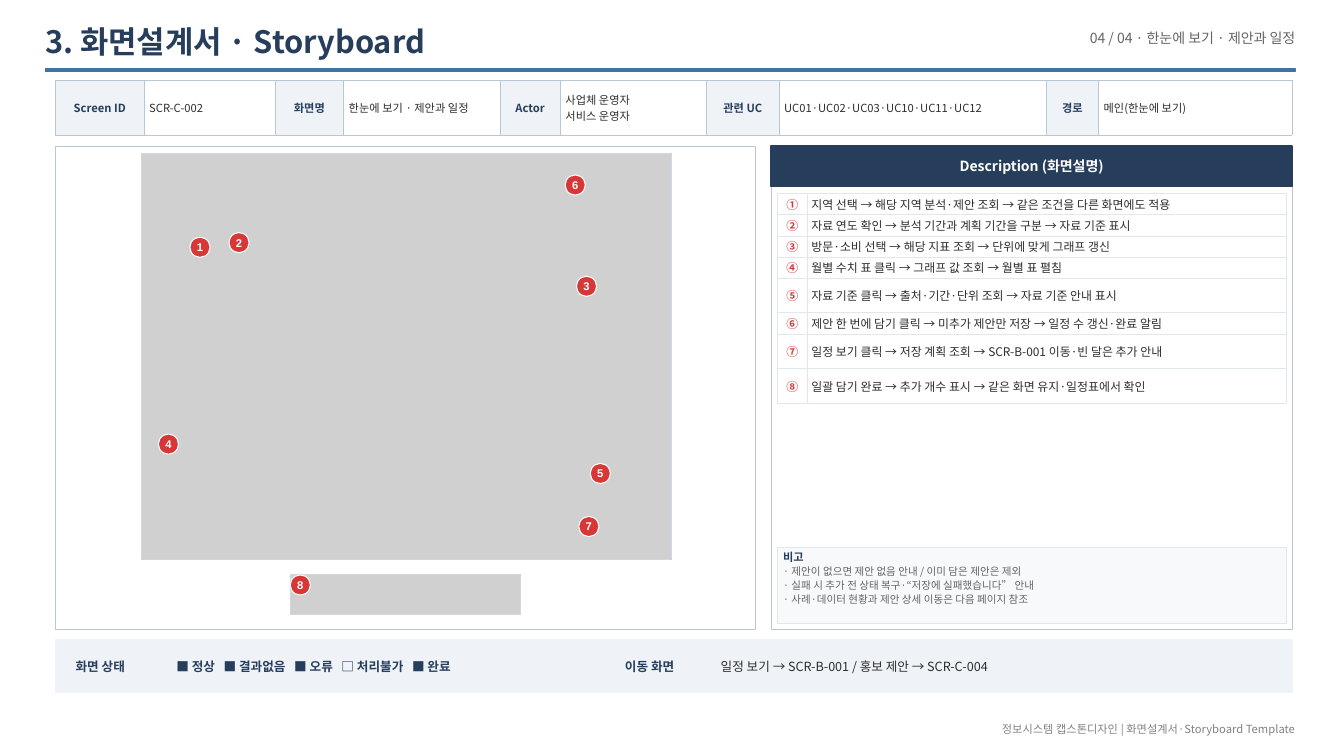
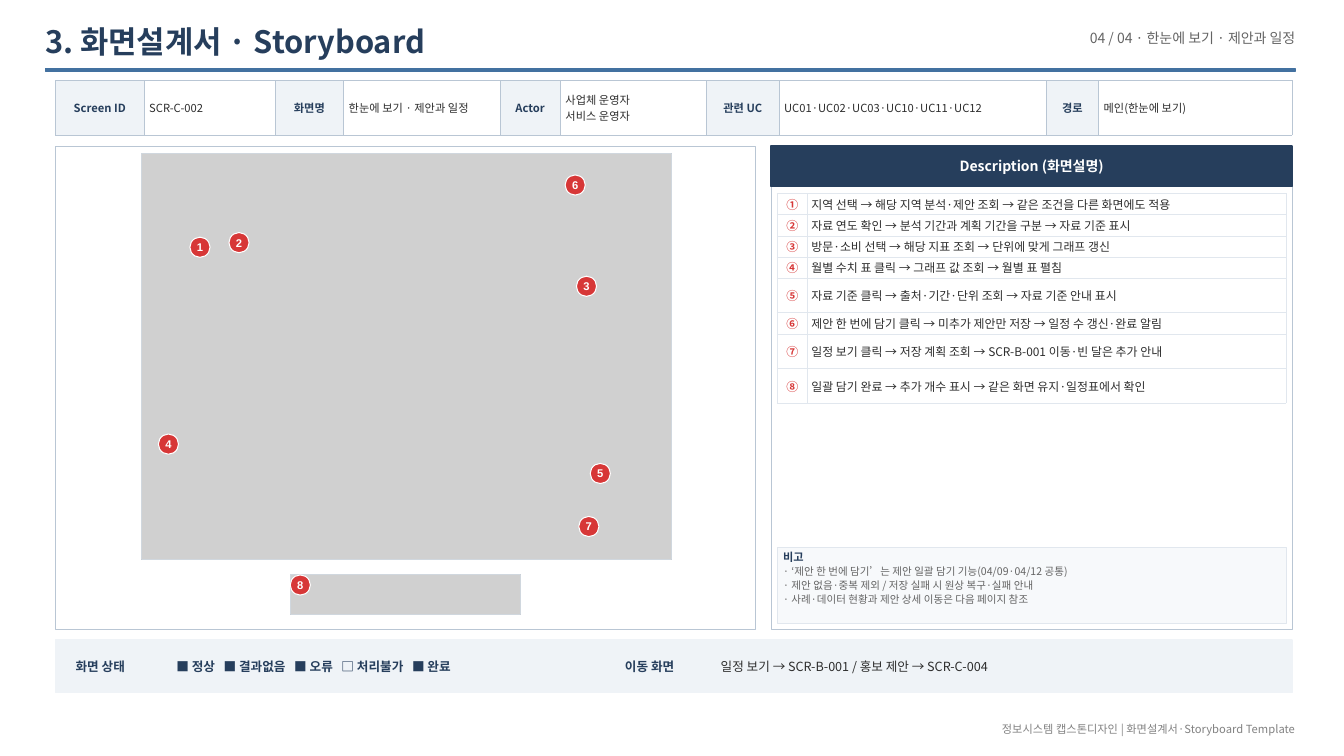
Before and after one commit to LSB-afk/-Information-Systems-Capstone-Design, a slide deck: slide 13 of 00_제출/Red 화면설계서_20261003.pptx. Drawn at 1344x756 pixels with LibreOffice and Linux fonts; fonts in the diff are those of the drawing; grey boxes stand for pictures. Boxes give left, top, right and bottom in pixels: in the first picture for what was removed or moved away, otherwise in the second. Text is boxed around its words. In the diff, an @@ line names an element or a change of style, - is before the commit and + after.

```diff
--- a/00_제출/Red 화면설계서_20261003.pptx
+++ b/00_제출/Red 화면설계서_20261003.pptx
@@ text at [791, 566, 1068, 590]: text changed @@
-· 제안이 없으면 제안 없음 안내 / 이미 담은 제안은 제외
-· 실패 시 추가 전 상태 복구·“저장에 실패했습니다” 안내
+· ‘제안 한 번에 담기’는 제안 일괄 담기 기능(04/09·04/12 공통)
+· 제안 없음·중복 제외 / 저장 실패 시 원상 복구·실패 안내
```
Also in this commit, not shown: 27 other slides changed, 7 other files.
